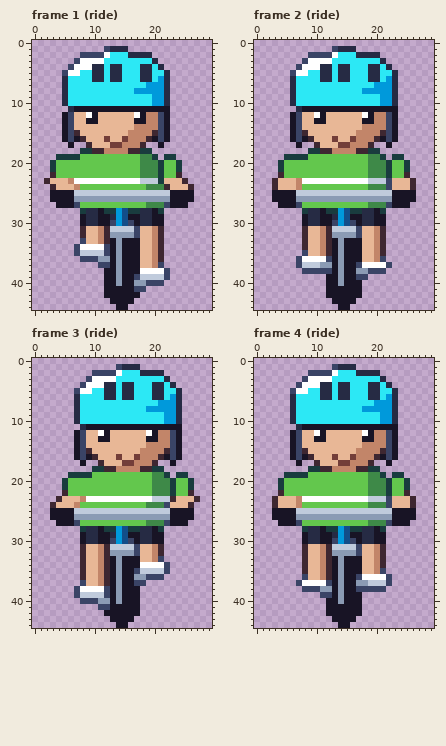
Pixel-art file, stored at art/hazards/cyclist@75.aseprite. Above: the version before the commit.
30x45 pixels, 4 frames. Shown: frame 1 (ride), frame 2 (ride), frame 3 (ride), frame 4 (ride).
The same view after the edit:
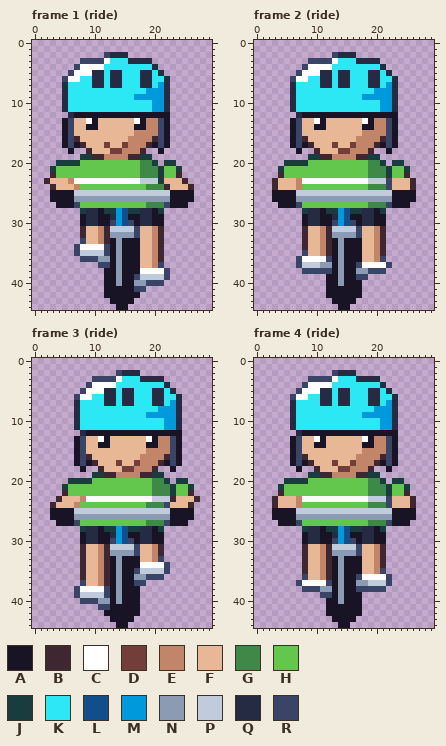
Palette (. is transparent): A #181425  B #3e2731  C #ffffff  D #733e39  E #c28569  F #e8b796  G #3e8948  H #63c74d  J #193c3e  K #2ce8f5  L #124e89  M #0099db  N #8b9bb4  P #c0cbdc  Q #262b44  R #3a4466
Change:
--- frame 1 (ride)
@@ x 0..29 @@
  0 ..............................
- 1 ............RQQQ..............
- 2 ........RRRRCKKKQQQQ..........
- 3 .......RCCCCKKKKKKKKQ.........
- 4 ......RCCCQQKQQKKKQQKQ........
- 5 .....RCCKKQQKQQKKKQQKKQ.......
- 6 .....QKKKKQQKQQKKKQQKMQ.......
- 7 .....QKKKKKKKKKKKKKMMMQ.......
- 8 .....QKKKKKKKKKKKMMMMMQ.......
- 9 .....QKKKKKKKKKKKKKKMMQ.......
+ 1 ..............................
+ 2 ............RQQQ..............
+ 3 ........RRRRCKKKQQQQ..........
+ 4 .......RCCCCKKKKKKKKQ.........
+ 5 ......RCCCQQKQQKKKQQKQ........
+ 6 .....RCCKKQQKQQKKKQQKKQ.......
+ 7 .....QKKKKQQKQQKKKQQKMQ.......
+ 8 .....QKKKKKKKKKKKKKMMMQ.......
+ 9 .....QKKKKKKKKKKKMMMMMQ.......
 10 .....QKKKKKKKKKKKKKKMMQ.......
-11 ......QAAAAAAAAAAAAAAAA.......
-12 .....ARFFCAFFFFFFCAEERA.......
-13 .....ARFFAAFFFFFFAAEERA.......
-14 .....ARFFFFFFFFFFEEEERA.......
-15 .....ARBFFFFFFFFEEEEBRA.......
-16 .....ARABFFFDFFDEEEBARA.......
-17 ......A..BFFFDDEEEB..A........
-18 ........JJBBEEEEBBJJ..........
-19 ....JJJJHHHHHHHHHHGGJ.JJ......
-20 ...JHHHHHHHHHHHHHHGGGJHHJ.....
+11 .....QKKKKKKKKKKKKKKMMQ.......
+12 ......QAAAAAAAAAAAAAAAA.......
+13 .....ARFFCAFFFFFFCAEERA.......
+14 .....ARFFAAFFFFFFAAEERA.......
+15 .....ARFFFFFFFFFFEEEERA.......
+16 .....ARBFFFFFFFFEEEEBRA.......
+17 .....ARABFFFDFFDEEEBARA.......
+18 ......A..BFFFDDEEEB..A........
+19 ........JJBBEEEEBBJJ..........
+20 ....JJJJHHHHHHHHHHGGJ.JJ......
 21 ...JHHHHHHHHHHHHHHGGGJHHJ.....
--- frame 2 (ride)
@@ x 0..29 @@
  0 ..............................
- 1 .............RQQQ.............
- 2 .........RRRRCKKKQQQQ.........
- 3 ........RCCCCKKKKKKKKQ........
- 4 .......RCCCQQKQQKKKQQKQ.......
- 5 ......RCCKKQQKQQKKKQQKKQ......
- 6 ......QKKKKQQKQQKKKQQKMQ......
- 7 ......QKKKKKKKKKKKKKMMMQ......
- 8 ......QKKKKKKKKKKKMMMMMQ......
- 9 ......QKKKKKKKKKKKKKKMMQ......
+ 1 ..............................
+ 2 .............RQQQ.............
+ 3 .........RRRRCKKKQQQQ.........
+ 4 ........RCCCCKKKKKKKKQ........
+ 5 .......RCCCQQKQQKKKQQKQ.......
+ 6 ......RCCKKQQKQQKKKQQKKQ......
+ 7 ......QKKKKQQKQQKKKQQKMQ......
+ 8 ......QKKKKKKKKKKKKKMMMQ......
+ 9 ......QKKKKKKKKKKKMMMMMQ......
 10 ......QKKKKKKKKKKKKKKMMQ......
-11 .......QAAAAAAAAAAAAAAAA......
-12 ......ARFFCAFFFFFFCAEERA......
-13 ......ARFFAAFFFFFFAAEERA......
-14 ......ARFFFFFFFFFFEEEERA......
-15 ......ARBFFFFFFFFEEEEBRA......
-16 ......ARABFFFDFFDEEEBARA......
-17 .......A..BFFFDDEEEB..A.......
-18 .........JJBBEEEEBBJJ.........
-19 .....JJJJHHHHHHHHHHGGJ.JJ.....
-20 ....JHHHHHHHHHHHHHHGGGJHHJ....
+11 ......QKKKKKKKKKKKKKKMMQ......
+12 .......QAAAAAAAAAAAAAAAA......
+13 ......ARFFCAFFFFFFCAEERA......
+14 ......ARFFAAFFFFFFAAEERA......
+15 ......ARFFFFFFFFFFEEEERA......
+16 ......ARBFFFFFFFFEEEEBRA......
+17 ......ARABFFFDFFDEEEBARA......
+18 .......A..BFFFDDEEEB..A.......
+19 .........JJBBEEEEBBJJ.........
+20 .....JJJJHHHHHHHHHHGGJ.JJ.....
 21 ....JHHHHHHHHHHHHHHGGGJHHJ....
--- frame 3 (ride)
@@ x 0..29 @@
  0 ..............................
- 1 ..............RQQQ............
- 2 ..........RRRRCKKKQQQQ........
- 3 .........RCCCCKKKKKKKKQ.......
- 4 ........RCCCQQKQQKKKQQKQ......
- 5 .......RCCKKQQKQQKKKQQKKQ.....
- 6 .......QKKKKQQKQQKKKQQKMQ.....
- 7 .......QKKKKKKKKKKKKKMMMQ.....
- 8 .......QKKKKKKKKKKKMMMMMQ.....
- 9 .......QKKKKKKKKKKKKKKMMQ.....
+ 1 ..............................
+ 2 ..............RQQQ............
+ 3 ..........RRRRCKKKQQQQ........
+ 4 .........RCCCCKKKKKKKKQ.......
+ 5 ........RCCCQQKQQKKKQQKQ......
+ 6 .......RCCKKQQKQQKKKQQKKQ.....
+ 7 .......QKKKKQQKQQKKKQQKMQ.....
+ 8 .......QKKKKKKKKKKKKKMMMQ.....
+ 9 .......QKKKKKKKKKKKMMMMMQ.....
 10 .......QKKKKKKKKKKKKKKMMQ.....
-11 ........QAAAAAAAAAAAAAAAA.....
-12 .......ARFFCAFFFFFFCAEERA.....
-13 .......ARFFAAFFFFFFAAEERA.....
-14 .......ARFFFFFFFFFFEEEERA.....
-15 .......ARBFFFFFFFFEEEEBRA.....
-16 .......ARABFFFDFFDEEEBARA.....
-17 ........A..BFFFDDEEEB..A......
-18 ..........JJBBEEEEBBJJ........
-19 ......JJJJHHHHHHHHHHGGJ.JJ....
-20 .....JHHHHHHHHHHHHHHGGGJHHJ...
+11 .......QKKKKKKKKKKKKKKMMQ.....
+12 ........QAAAAAAAAAAAAAAAA.....
+13 .......ARFFCAFFFFFFCAEERA.....
+14 .......ARFFAAFFFFFFAAEERA.....
+15 .......ARFFFFFFFFFFEEEERA.....
+16 .......ARBFFFFFFFFEEEEBRA.....
+17 .......ARABFFFDFFDEEEBARA.....
+18 ........A..BFFFDDEEEB..A......
+19 ..........JJBBEEEEBBJJ........
+20 ......JJJJHHHHHHHHHHGGJ.JJ....
 21 .....JHHHHHHHHHHHHHHGGGJHHJ...
--- frame 4 (ride): the same change as frame 2 (ride)
Changed places in both pictures, as pixel boxes (x1, y1, x2, y2):
changed: (50, 46, 182, 166)
changed: (278, 46, 410, 166)
changed: (62, 364, 194, 484)
changed: (278, 364, 410, 484)
